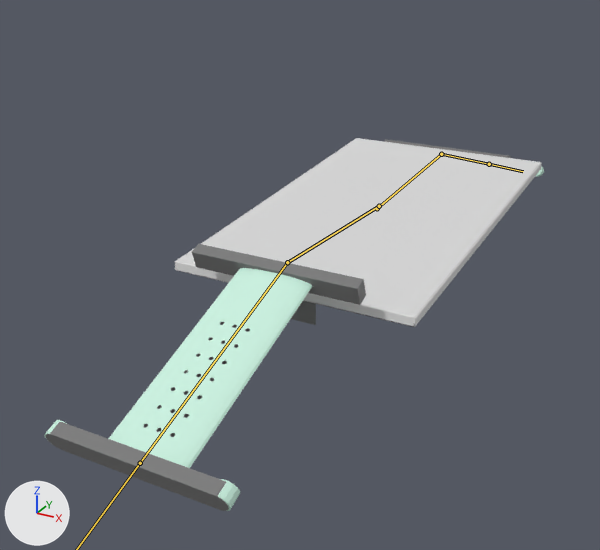
Renders of the FBX model core/assets/desk/table.fbx from each side of a commit.
Camera for both pictures: a camera (50 mm lens) standing at (1.09, -2.59, 0.4) and looking at (-0.19, -0.26, -0.76). The axes (+X, +Y, +Z) are drawn at lower left. The lights are the same throughout. Both versions are drawn at frame 1 of the action 'Armature|obj0Action'; the numbers are the values there. The bones that bend it are drawn over the model as lines.

The first picture shows 'obj0'.
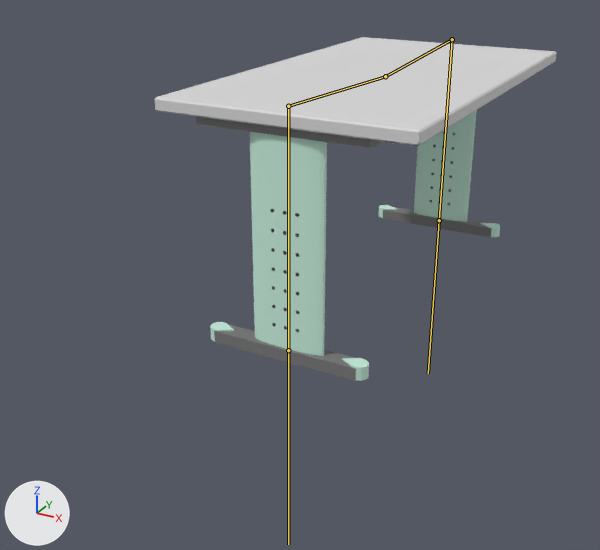
Boxes (x1, y1, x2, y2) around the edits, measured in the pictures (600 x 550 px):
'obj0', posed (20% narrower, 8% shorter): before (44, 138, 544, 511); after (155, 37, 556, 381)
bone 'Bone', root to tip: before (377, 208) to (441, 154); after (385, 76) to (452, 39)
bone 'Bone.002', root to tip: before (441, 154) to (489, 164); after (452, 39) to (439, 220)
bone 'Bone.001', root to tip: before (379, 206) to (287, 262); after (385, 76) to (288, 106)
bone 'Bone.003', root to tip: before (287, 262) to (140, 463); after (288, 106) to (288, 350)

Diff of the bpy script that builds the scene:
```diff
--- a/core/assets/desk/table.fbx.py
+++ b/core/assets/desk/table.fbx.py
@@ bone_bone @@
 bone_bone = bpy.data.objects['Armature'].pose.bones['Bone']
-bone_bone.location = (0.0, -0.057, -0.452)
+bone_bone.location = (0.0, 0.0, 0.0)
@@ bone_bone_002 @@
 bone_bone_002 = bpy.data.objects['Armature'].pose.bones['Bone.002']  # child of 'Bone'
-bone_bone_002.rotation_quaternion = (0.806, 0.592, 0.0, 0.0)  # degrees (73, 0, 0)
+bone_bone_002.rotation_quaternion = (1.0, 0.0, 0.0, 0.0)  # degrees (0, 0, 0)
@@ bone_bone_001 @@
 bone_bone_001 = bpy.data.objects['Armature'].pose.bones['Bone.001']
-bone_bone_001.location = (0.0, -0.006, -0.45)
+bone_bone_001.location = (0.0, 0.0, 0.0)
@@ bone_bone_003 @@
 bone_bone_003 = bpy.data.objects['Armature'].pose.bones['Bone.003']  # child of 'Bone.001'
-bone_bone_003.rotation_quaternion = (0.821, 0.572, 0.0, 0.0)  # degrees (70, 0, 0)
+bone_bone_003.rotation_quaternion = (1.0, 0.0, 0.0, 0.0)  # degrees (0, 0, 0)
```
